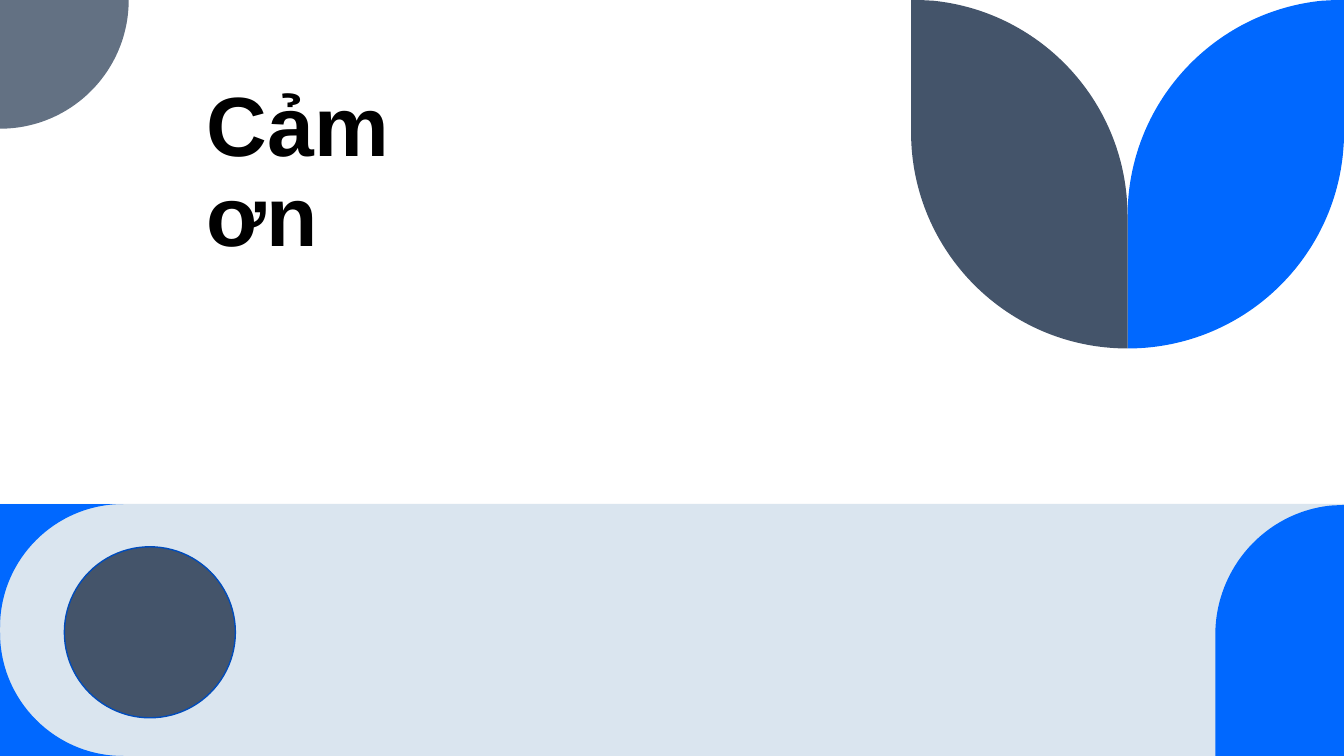
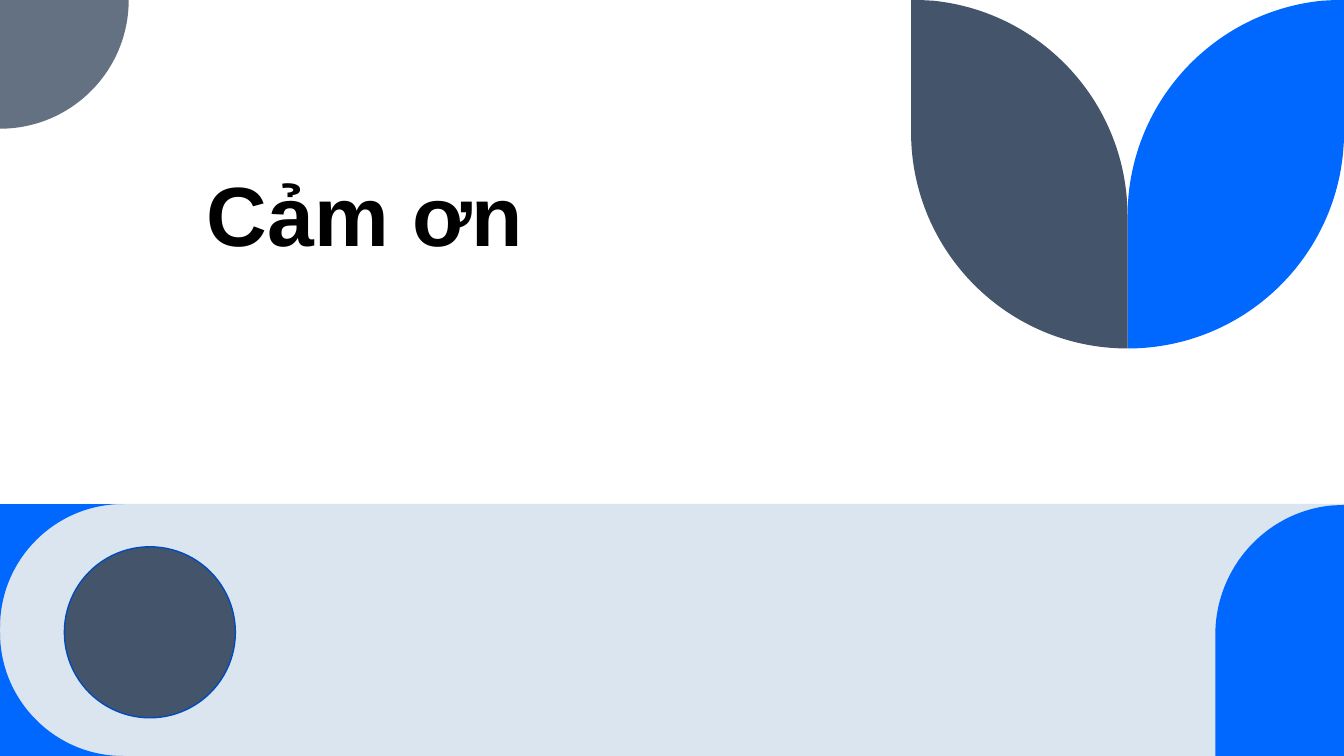
Before and after one commit to TrangThanhHieu/csn-da21ttb-trangthanhhieu-timhieuvathietkewebminhhoa-wordpress, a slide deck: slide 20 of thesis/csn-da21ttb-TrangThanhHieu.pptx (slide 18 before the commit). Drawn at 1344x756 pixels with LibreOffice and Linux fonts; fonts in the diff are those of the drawing. Boxes give left, top, right and bottom in pixels: in the first picture for what was removed or moved away, otherwise in the second. Text is boxed around its words. In the diff, an @@ line names an element or a change of style, - is before the commit and + after.

```diff
--- a/thesis/csn-da21ttb-TrangThanhHieu.pptx
+++ b/thesis/csn-da21ttb-TrangThanhHieu.pptx
@@ title "Cảm ơn" rewrapped from [207,93,389,247] to [207,183,523,247] @@
```
Also in this commit, not shown: 7 other slides changed, 3 slides added, 1 slide removed, 1 other file.
